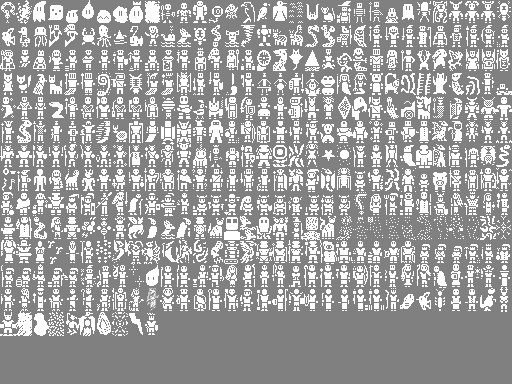
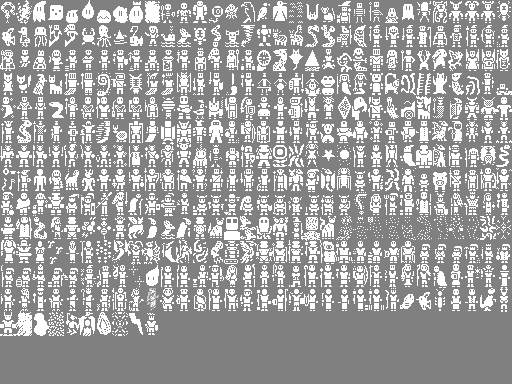
Before/after of a 512 x 384 layered artwork. What changed in the layer stack:
painted on "creature_sprites.png" over (241, 73, 244, 87)
